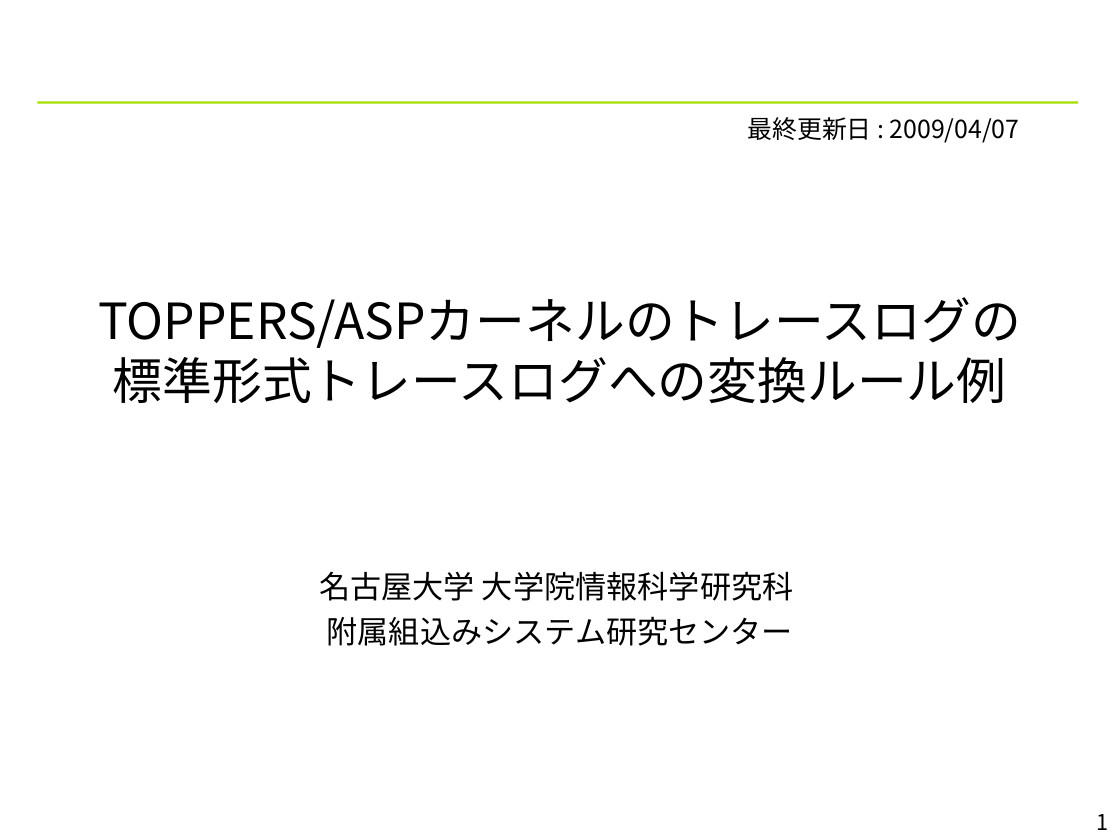
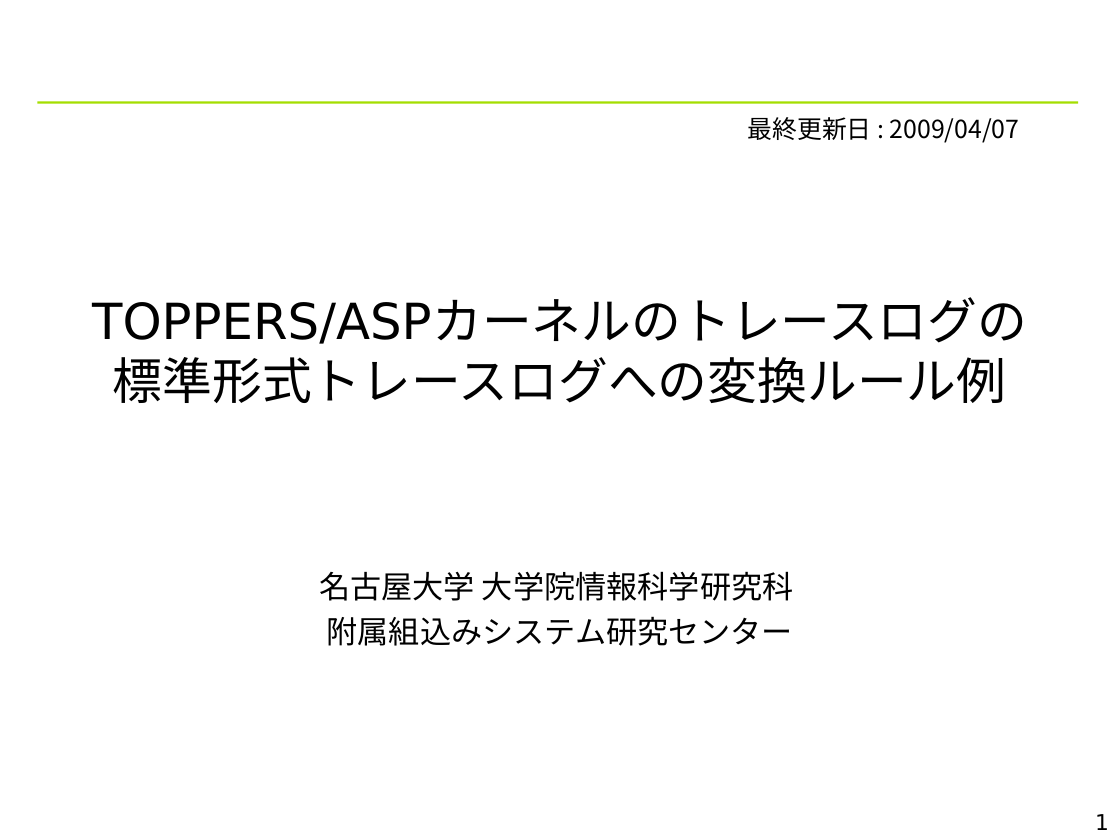
Before and after one commit to YixiaoLi/tlv4mc, a slide deck: slide 1 of doc/TLV_convert_rules.ppt. Drawn at 1120x840 pixels with LibreOffice and Linux fonts; fonts in the diff are those of the drawing; background and template pictures are left out. Boxes give left, top, right and bottom in pixels: in the first picture for what was removed or moved away, otherwise in the second. Text is boxed around its words. In the diff, an @@ line names an element or a change of style, - is before the commit and + after.

```diff
--- a/doc/TLV_convert_rules.ppt
+++ b/doc/TLV_convert_rules.ppt
@@ title "TOPPERS/ASPカーネルのトレースログの 標準形式トレースログへの変換ルール例": place and size @@
-title "TOPPERS/ASPカーネルのトレースログの 標準形式トレースログへの変換ルール例" at [99, 297, 1021, 403]
+title "TOPPERS/ASPカーネルのトレースログの 標準形式トレースログへの変換ルール例" at [92, 299, 1027, 403]
@@ title "TOPPERS/ASPカーネルのトレースログの 標準形式トレースログへの変換ルール例" at [92, 299, 1027, 403]: font Noto Sans CJK JP to DejaVu Sans @@
```
Also in this commit, not shown: 13 other slides changed, 2 other files.
